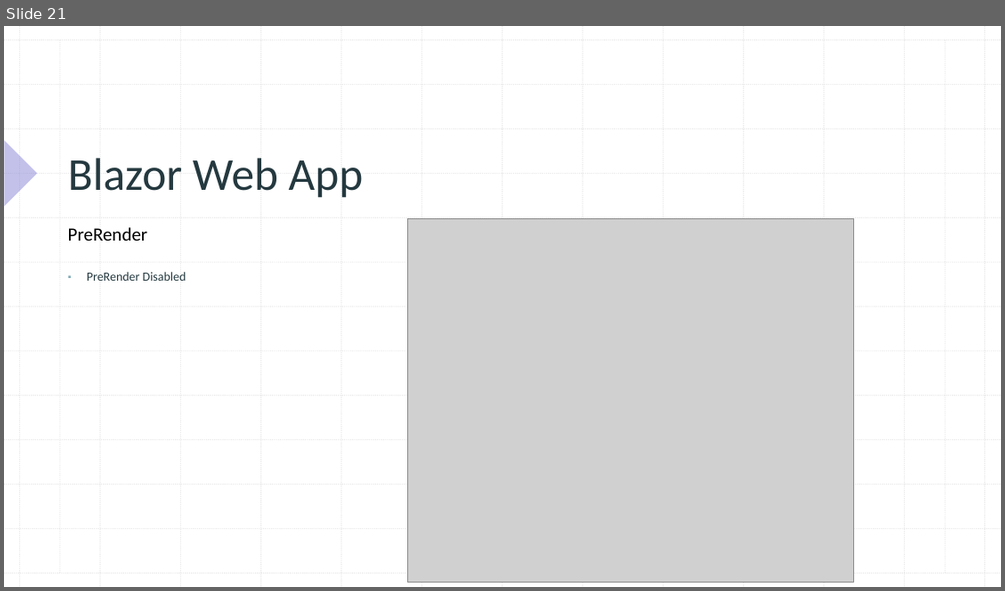
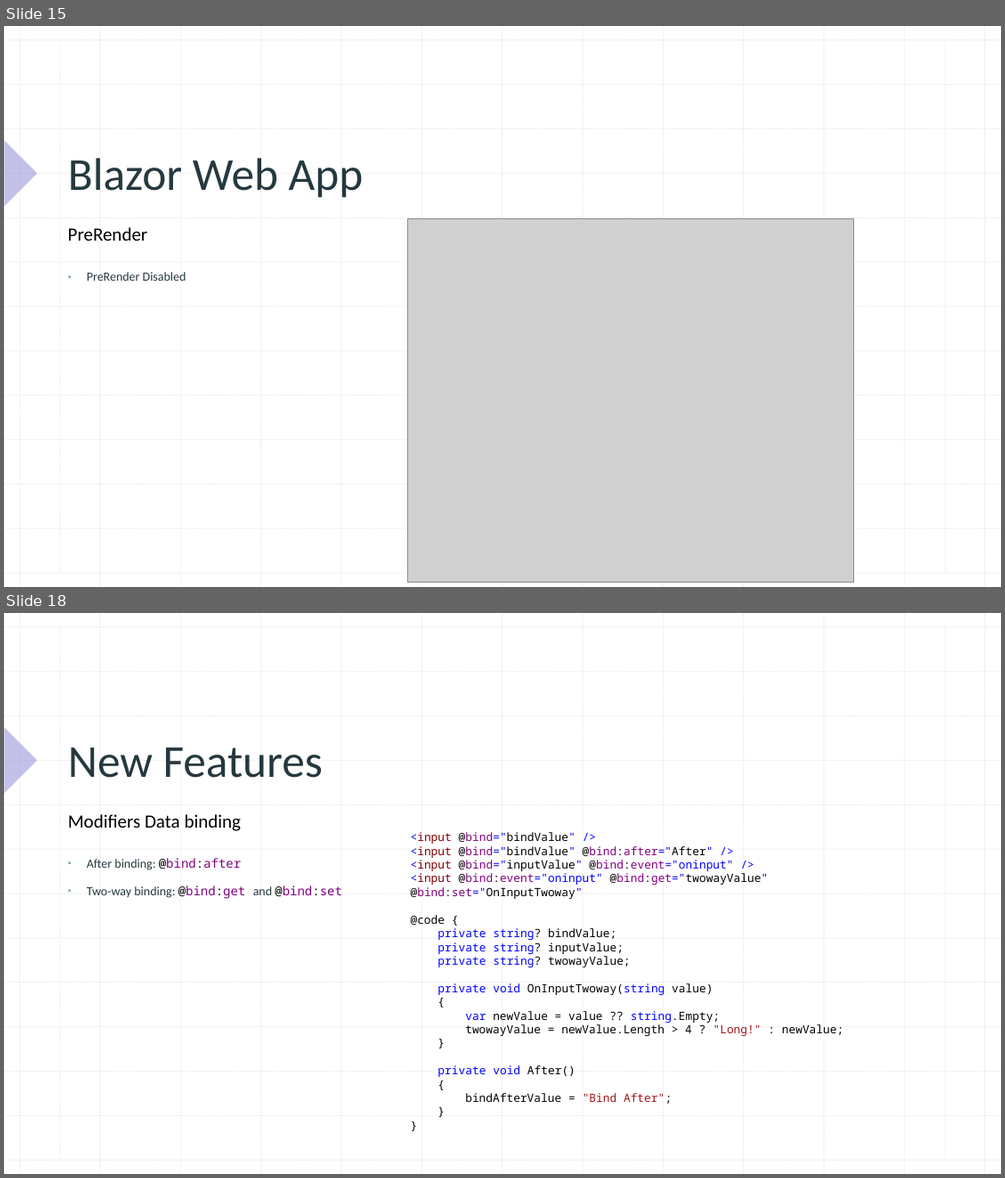
Before and after one commit to xccu/NetCore-Demo, a slide deck: Blazor in .net 8.pptx. Shown one above the other, each under a label of ours: slide 21 before the commit, slides 15 and 18 after it; the slides between them are not shown. The pictures are 1005x591 and 1005x1178 pixels, drawn with LibreOffice and Linux fonts; fonts in the diff are those of the drawing; grey boxes stand for pictures. Boxes give left, top, right and bottom in pixels: in the first picture for what was removed or moved away, otherwise in the second. Text is boxed around its words. In the diff, an @@ line names an element or a change of style, - is before the commit and + after.

```diff
--- a/Blazor in .net 8.pptx
+++ b/Blazor in .net 8.pptx
@@ slide 18 added at (x1=4, y1=613, x2=1001, y2=1174), background #FFFFFF; not listed: 29 template elements that a slide beside it also shows @@
@@ title added at (x1=68, y1=747, x2=323, y2=778), 44 pt, text #24393F @@
+New Features
@@ text added at (x1=68, y1=814, x2=242, y2=831), 18 pt, text #000000 @@
+Modifiers Data binding
@@ text added at (x1=411, y1=832, x2=843, y2=1103), 11 pt, text #000000 @@
+<input @bind="bindValue" />
+<input @bind="bindValue" @bind:after="After" />
+<input @bind="inputValue" @bind:event="oninput" />
+<input @bind:event="oninput" @bind:get="twowayValue" @bind:set="OnInputTwoway"
+@code {
+private string? bindValue;
+private string? inputValue;
+private string? twowayValue;
+private void OnInputTwoway(string value)
+{
+var newValue = value ?? string.Empty;
+twowayValue = newValue.Length > 4 ? "Long!" : newValue;
+}
+private void After()
+{
+bindAfterValue = "Bind After";
+}
+}
@@ text added at (x1=87, y1=858, x2=342, y2=899), 12 pt, text #24393F @@
+▪ After binding: @bind:after
+▪ Two-way binding: @bind:get and @bind:set
@@ what was slide 21 is now slide 15 @@
```
Also in this commit, not shown: 7 slides changed, 4 other slides added, 7 slides removed, 39 other files.
